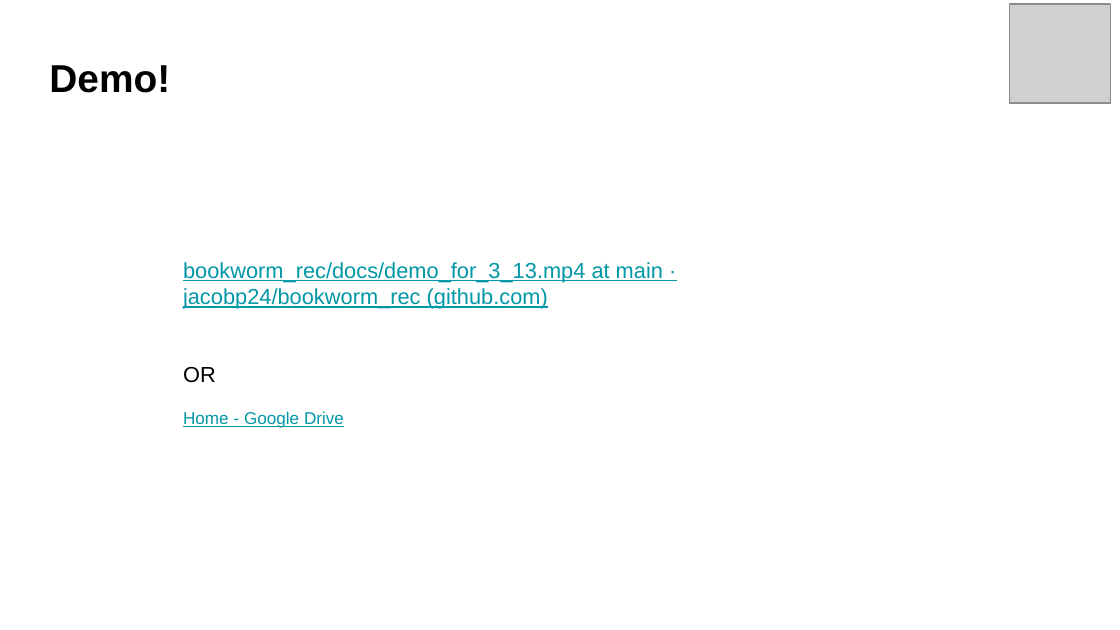
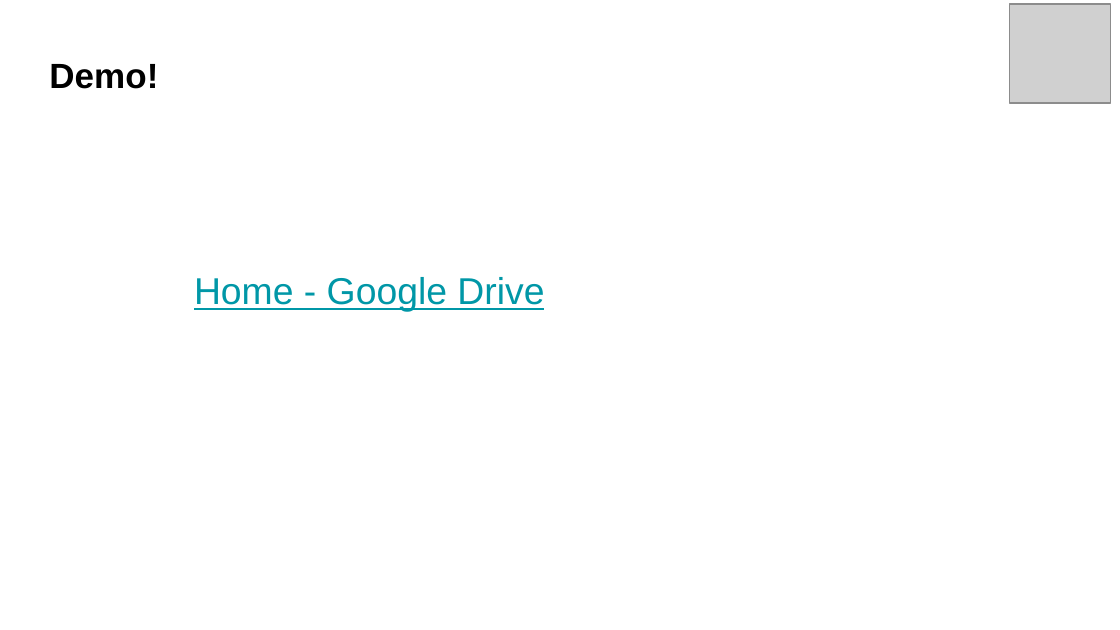
Before and after one commit to jacobp24/bookworm_rec, a slide deck: slide 8 of docs/Final_Pres_Bookworm.pptx. Drawn at 1120x630 pixels with LibreOffice and Linux fonts; fonts in the diff are those of the drawing; grey boxes stand for pictures. Boxes give left, top, right and bottom in pixels: in the first picture for what was removed or moved away, otherwise in the second. Text is boxed around its words. In the diff, an @@ line names an element or a change of style, - is before the commit and + after.

Commit message:
update slides

```diff
--- a/docs/Final_Pres_Bookworm.pptx
+++ b/docs/Final_Pres_Bookworm.pptx
@@ title "Demo!" at [49, 64, 158, 89]: size 25 to 22.5 pt @@
@@ text "Home - Google Drive": place and size @@
-text "Home - Google Drive" at [183, 262, 663, 428]
+text "Home - Google Drive" at [194, 277, 544, 312]
@@ text "Home - Google Drive" at [194, 277, 544, 312]: size 11 to 24 pt @@
@@ text at [183, 262, 663, 383]: paragraphs removed @@
-bookworm_rec/docs/demo_for_3_13.mp4 at main · jacobp24/bookworm_rec (github.com)
-OR
```
Also in this commit, not shown: 7 other slides changed.
